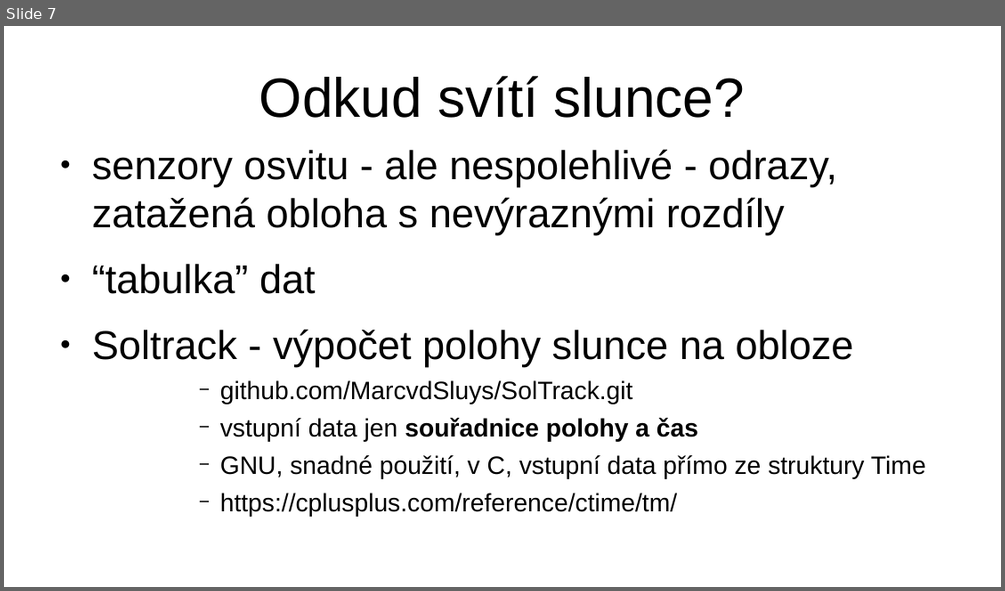
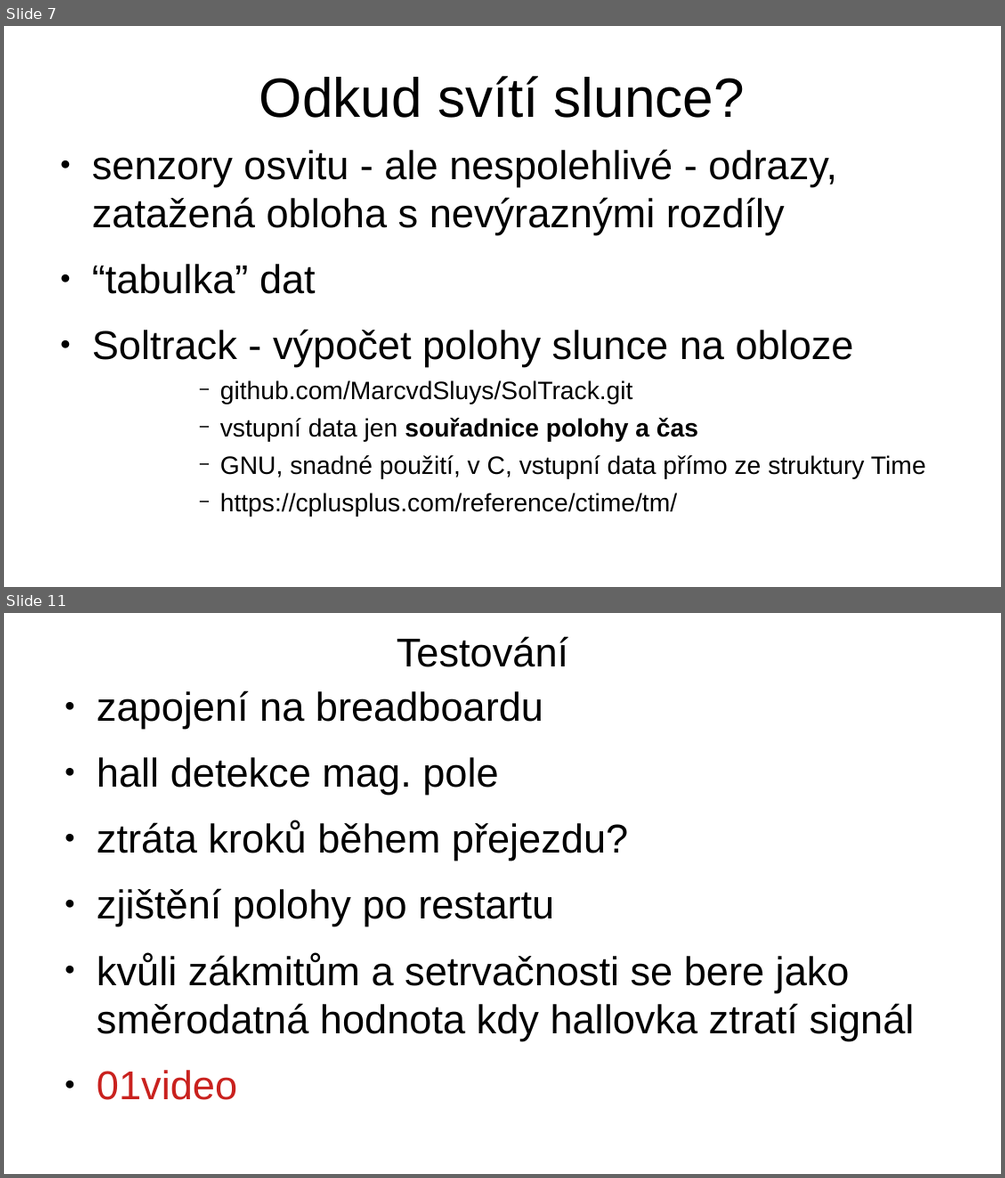
Before and after one commit to lisak72/OpenAlt2022, a slide deck: PrezentaceOpenAlt2022.odp. Shown one above the other, each under a label of ours: slide 7 before the commit, slides 7 and 11 after it; the slides between them are not shown. The pictures are 1005x591 and 1005x1178 pixels, drawn with LibreOffice and Linux fonts; fonts in the diff are those of the drawing. Boxes give left, top, right and bottom in pixels: in the first picture for what was removed or moved away, otherwise in the second. Text is boxed around its words. In the diff, an @@ line names an element or a change of style, - is before the commit and + after.

```diff
--- a/PrezentaceOpenAlt2022.odp
+++ b/PrezentaceOpenAlt2022.odp
@@ slide 11 added at (4, 613, 1001, 1174), background #FFFFFF @@
@@ title added at (396, 636, 568, 667), 32 pt, text #000000 @@
+Testování
@@ text added at (97, 690, 914, 1040), 32 pt, text #000000 @@
+● zapojení na breadboardu
+● hall detekce mag. pole
+● ztráta kroků během přejezdu?
+● zjištění polohy po restartu
+● kvůli zákmitům a setrvačnosti se bere jako směrodatná hodnota kdy hallovka ztratí signál
+● 01video
```
Also in this commit, not shown: 2 slides changed, 2 other slides added, 3 other files.
